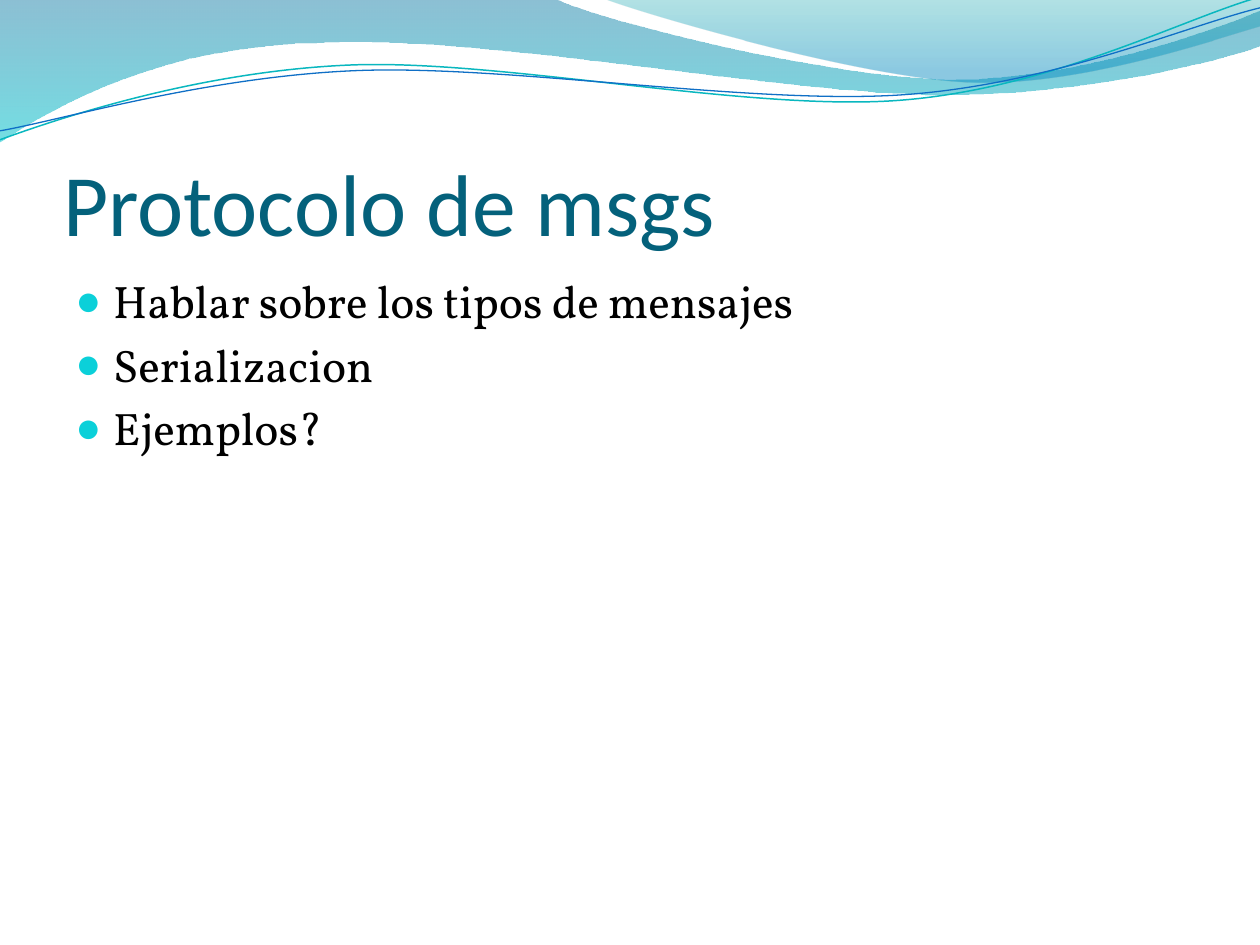
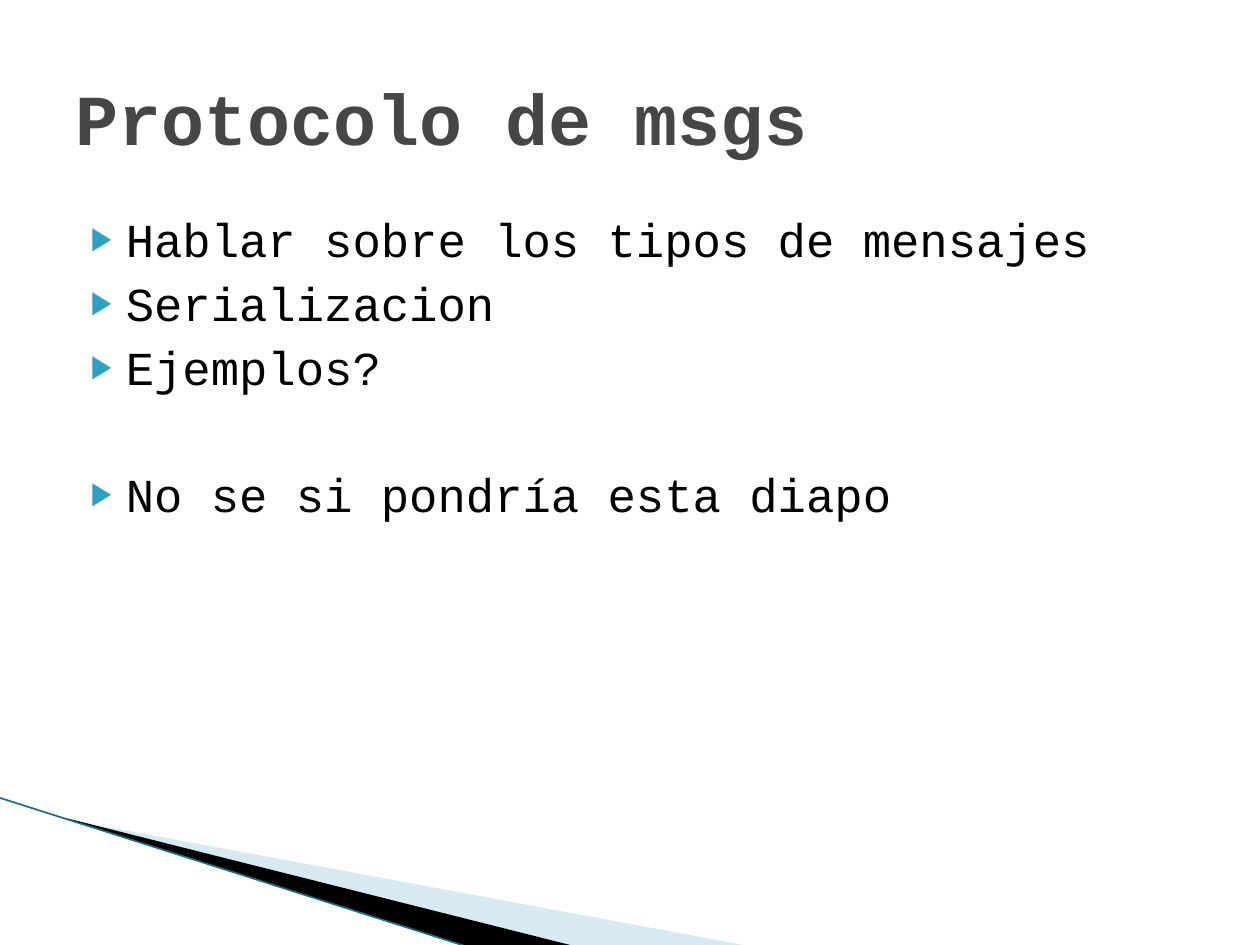
Before and after one commit to maurociancio/parallel-editor, a slide deck: slide 12 of doc/presentacion/presentacion.pptx (slide 10 before the commit). Drawn at 1260x945 pixels with LibreOffice and Linux fonts; fonts in the diff are those of the drawing; background and template pictures are left out. Boxes give left, top, right and bottom in pixels: in the first picture for what was removed or moved away, otherwise in the second. Text is boxed around its words. In the diff, an @@ line names an element or a change of style, - is before the commit and + after.

Commit message:
agrego escenario y otras diapos

```diff
--- a/doc/presentacion/presentacion.pptx
+++ b/doc/presentacion/presentacion.pptx
@@ freeform shape removed at box(0, 0, 1260, 142) @@
@@ freeform shape removed at box(0, 0, 1260, 147) @@
@@ freeform shape removed at box(0, 8, 1260, 141) @@
@@ freeform shape removed at box(604, 0, 1260, 87) @@
@@ title "Protocolo de msgs": place and size @@
-title "Protocolo de msgs" at box(63, 175, 715, 251)
+title "Protocolo de msgs" at box(75, 94, 807, 160)
@@ title "Protocolo de msgs" at box(75, 94, 807, 160): size 50 to 41 pt, font Calibri to Courier New, text colour #04617B to #464646, bold on; vertical alignment bottom to middle @@
@@ text "Hablar sobre los tipos de ...": place and size @@
-text "Hablar sobre los tipos de ..." at box(113, 285, 793, 456)
+text "Hablar sobre los tipos de ..." at box(126, 223, 1090, 522)
@@ text at box(126, 223, 1090, 395): size 26 to 27 pt, font Vollkorn to Courier New in "Hablar sobre los tipos de mensajes", "Serializacion", "Ejemplos?"; bullet ● to ▶; less space between paragraphs; bullet colour #0BD0D9 to #2DA2BF @@
@@ text at box(126, 478, 891, 522): paragraph added @@
+▶ No se si pondría esta diapo
@@ freeform shape added at box(98, 689, 622, 888), fill #A0CBDC at 40% opacity @@
@@ freeform shape added at box(0, 798, 517, 914), fill #000000 @@
@@ line added from (0, 798) to (467, 945), #97C5D8 0.95 pt @@
```
Also in this commit, not shown: 11 other slides changed, 4 slides added, 2 slides removed.
